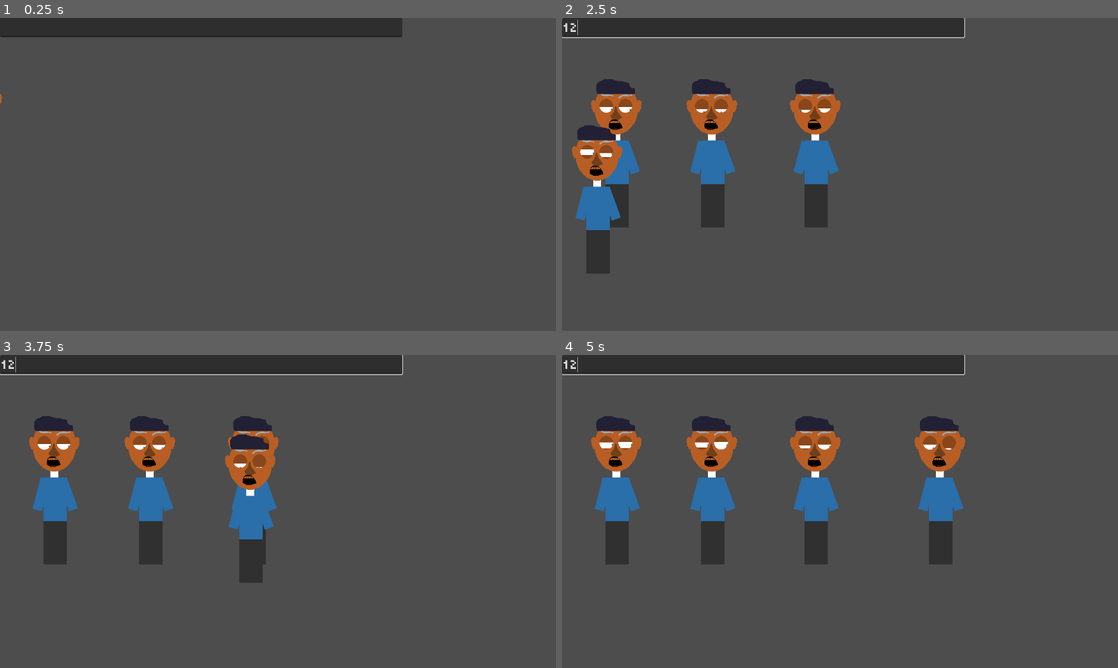
Above: before the commit, frames 1-4 (two rows, left to right).
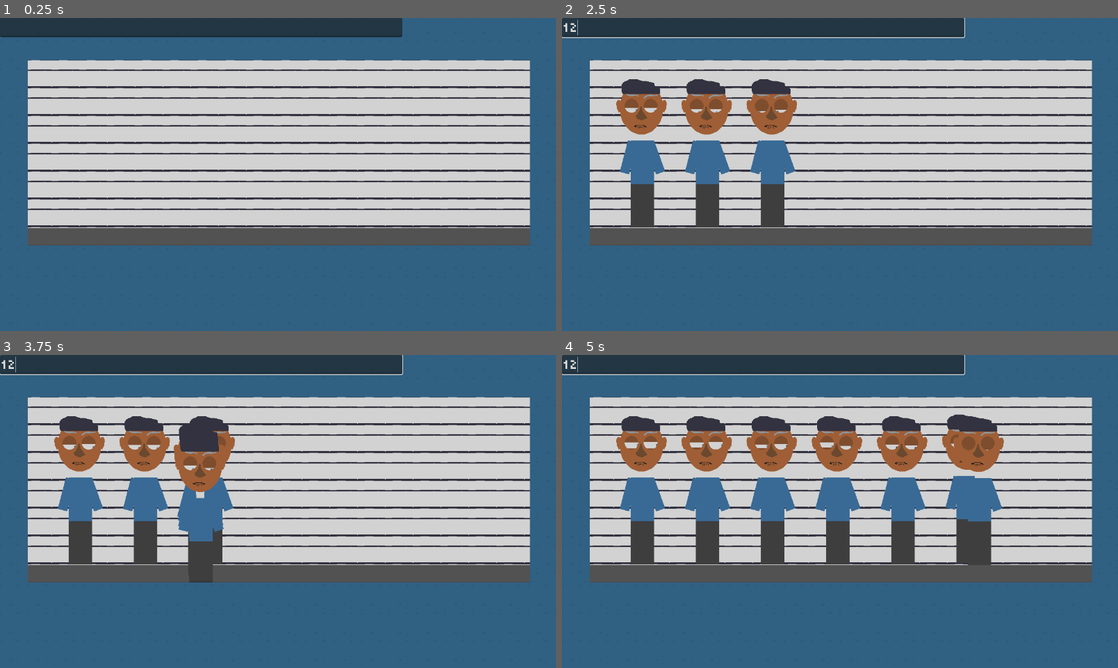
Above: after the commit, the same moments.

Repository: bjornarprytz/shift
Game: Godot game, scene res://interface/main.tscn
Two runs of this game, one before a commit and one after it. Both use one fixed random seed, a clock stepped at 60 frames per second and the inputs below.
Inputs (mouse positions are in pixels of both pictures, inside the frame that each line leads up to):
- Up to frame 1 (0.25 s): no input
- Up to frame 2 (2.5 s): click (762, 27) at 0.52 s; type "12" at 0.6 s; move the mouse to (962, 158) at 1.27 s; move the mouse to (728, 190) at 2.02 s
- Up to frame 3 (3.75 s): move the mouse to (333, 442) at 2.77 s; move the mouse to (250, 574) at 3.52 s
- Up to frame 4 (5 s): move the mouse to (1006, 558) at 4.27 s

The runs differ from the first frame. In frame 1, 90% of the frame differs, in the area x 0-100%, y 0-100%; in frame 2, 87%; in frame 3, 87%; in frame 4, 84%.

Commit message:
shift room

Diff:
--- /dev/null
+++ b/src/data/sus1.tres
@@ -0,0 +1,12 @@
+[gd_resource type="Resource" script_class="Profile" format=3 uid="uid://caqvja5hn0eyv"]
+
+[ext_resource type="Script" uid="uid://dpdtdmp3x1vf5" path="res://system/profile.gd" id="1_8tfco"]
+[ext_resource type="Script" uid="uid://dssgm41f4i7vy" path="res://system/tell.gd" id="2_fvpwr"]
+
+[resource]
+script = ExtResource("1_8tfco")
+suspect_name = "Ronny"
+hair_color = Color(0.5035148, 0.4629863, 0.0862497, 1)
+skin_color = Color(0.59607846, 0.3647059, 0.3647059, 1)
+eye_color = Color(0.0049299365, 0.22879669, 0.9999997, 1)
+metadata/_custom_type_script = "uid://dpdtdmp3x1vf5"
--- a/src/interface/main.gd
+++ b/src/interface/main.gd
@@ -1,20 +1,30 @@
 extends Node2D
 
-@onready var character: Suspect = $Character
-@onready var character_2: Suspect = $Character2
-@onready var character_3: Suspect = $Character3
-@onready var character_4: Suspect = $Character4
+@onready var suspects: Node2D = $Suspects
+@onready var lineup_pos: Node2D = $LineupPos
 
-@onready var suspect_pos: Node2D = $SuspectPos
-@onready var suspect_pos_2: Node2D = $SuspectPos2
-@onready var suspect_pos_3: Node2D = $SuspectPos3
-@onready var suspect_pos_4: Node2D = $SuspectPos4
+func _get_suspects() -> Array[Suspect]:
+	var s: Array[Suspect] = []
+
+	for c in suspects.get_children():
+		assert(c is Suspect)
+		s.push_back(c)
+	return s
+
+func _get_lineup_pos() -> Array[Node2D]:
+	var p: Array[Node2D] = []
+
+	for c in lineup_pos.get_children():
+		p.push_back(c)
+	return p
 
 func _ready() -> void:
-	character.walk_to(suspect_pos.global_position)
-	character_2.walk_to(suspect_pos_2.global_position)
-	character_3.walk_to(suspect_pos_3.global_position)
-	character_4.walk_to(suspect_pos_4.global_position)
+	var pos = _get_lineup_pos()
+	var sus = _get_suspects()
+
+	for s in sus:
+		var p = pos.pop_front()
+		s.walk_to(p.global_position)
 
 func _on_left_button_pressed() -> void:
 	print("Pressed left button")
@@ -25,7 +35,6 @@
 func _on_button_mouse_entered(source: Control) -> void:
 	print("Hovering button %s" % [source])
 
-
 func _on_line_edit_text_submitted(new_text: String) -> void:
-	for c in [character, character_2, character_3, character_4]:
+	for c in _get_suspects():
 		c.say(new_text)
--- a/src/interface/main.tscn
+++ b/src/interface/main.tscn
@@ -1,7 +1,9 @@
 [gd_scene format=3 uid="uid://cgrejd4v5ywd3"]
 
 [ext_resource type="Script" uid="uid://736gp2f48fi7" path="res://interface/main.gd" id="1_loxbi"]
+[ext_resource type="Texture2D" uid="uid://cldc5j0of2ebi" path="res://assets/img/background_lineup.png" id="2_8pnea"]
 [ext_resource type="PackedScene" uid="uid://ceptal4ijvbvi" path="res://interface/suspect.tscn" id="2_rfu3d"]
+[ext_resource type="Texture2D" uid="uid://bm5c5ijvmgakx" path="res://assets/img/wall-tile.png" id="4_dyb18"]
 
 [node name="Main" type="Node2D" unique_id=199121168]
 script = ExtResource("1_loxbi")
@@ -12,28 +14,141 @@
 offset_right = 926.0
 offset_bottom = 44.0
 
-[node name="Character" parent="." unique_id=1999595215 instance=ExtResource("2_rfu3d")]
-position = Vector2(-646, 130)
+[node name="Background" type="TextureRect" parent="." unique_id=1850055676]
+texture_filter = 3
+anchors_preset = 15
+anchor_right = 1.0
+anchor_bottom = 1.0
+offset_left = -16.0
+offset_top = -18.0
+offset_right = 1297.0
+offset_bottom = 483.0
+grow_horizontal = 2
+grow_vertical = 2
+texture = ExtResource("2_8pnea")
+stretch_mode = 1
 
-[node name="Character2" parent="." unique_id=6904838 instance=ExtResource("2_rfu3d")]
-position = Vector2(-425, 122)
+[node name="LineupPos" type="Node2D" parent="." unique_id=692191331]
 
-[node name="Character3" parent="." unique_id=526597295 instance=ExtResource("2_rfu3d")]
-position = Vector2(-223, 120)
+[node name="SuspectPos" type="Node2D" parent="LineupPos" unique_id=915520473]
+position = Vector2(186, 481)
 
-[node name="Character4" parent="." unique_id=28385294 instance=ExtResource("2_rfu3d")]
-position = Vector2(-978, 388)
+[node name="SuspectPos2" type="Node2D" parent="LineupPos" unique_id=2138909803]
+position = Vector2(336, 481)
 
-[node name="SuspectPos" type="Node2D" parent="." unique_id=915520473]
-position = Vector2(128, 481)
+[node name="SuspectPos3" type="Node2D" parent="LineupPos" unique_id=133676228]
+position = Vector2(486, 481)
 
-[node name="SuspectPos2" type="Node2D" parent="." unique_id=1842261313]
-position = Vector2(348, 481)
+[node name="SuspectPos4" type="Node2D" parent="LineupPos" unique_id=880317577]
+position = Vector2(636, 481)
 
-[node name="SuspectPos3" type="Node2D" parent="." unique_id=916098514]
-position = Vector2(586, 481)
+[node name="SuspectPos5" type="Node2D" parent="LineupPos" unique_id=330121167]
+position = Vector2(786, 481)
 
-[node name="SuspectPos4" type="Node2D" parent="." unique_id=506876304]
-position = Vector2(873, 481)
+[node name="SuspectPos6" type="Node2D" parent="LineupPos" unique_id=20528889]
+position = Vector2(936, 481)
+
+[node name="SuspectPos7" type="Node2D" parent="LineupPos" unique_id=1659452097]
+position = Vector2(1086, 481)
+
+[node name="Suspects" type="Node2D" parent="." unique_id=1479798815]
+
+[node name="Character" parent="Suspects" unique_id=1999595215 instance=ExtResource("2_rfu3d")]
+unique_name_in_owner = true
+position = Vector2(-772, 37)
+
+[node name="Character2" parent="Suspects" unique_id=6904838 instance=ExtResource("2_rfu3d")]
+unique_name_in_owner = true
+position = Vector2(-551, 29)
+
+[node name="Character3" parent="Suspects" unique_id=526597295 instance=ExtResource("2_rfu3d")]
+unique_name_in_owner = true
+position = Vector2(-309, 101)
+
+[node name="Character4" parent="Suspects" unique_id=28385294 instance=ExtResource("2_rfu3d")]
+unique_name_in_owner = true
+position = Vector2(-1104, 295)
+
+[node name="Character5" parent="Suspects" unique_id=1288583643 instance=ExtResource("2_rfu3d")]
+unique_name_in_owner = true
+position = Vector2(-1104, 295)
+
+[node name="Character6" parent="Suspects" unique_id=476701915 instance=ExtResource("2_rfu3d")]
+unique_name_in_owner = true
+position = Vector2(-1104, 295)
+
+[node name="Character7" parent="Suspects" unique_id=1540449432 instance=ExtResource("2_rfu3d")]
+unique_name_in_owner = true
+position = Vector2(-1104, 295)
+
+[node name="DetectiveRoom" type="Node2D" parent="." unique_id=1439157779]
+
+[node name="WallLeft" type="TextureRect" parent="DetectiveRoom" unique_id=301172711]
+texture_filter = 3
+anchors_preset = 15
+anchor_right = 1.0
+anchor_bottom = 1.0
+offset_left = -16.0
+offset_top = -18.0
+offset_right = 64.0
+offset_bottom = 748.0
+grow_horizontal = 2
+grow_vertical = 2
+texture = ExtResource("4_dyb18")
+stretch_mode = 1
+metadata/_edit_lock_ = true
+
+[node name="WallRight" type="TextureRect" parent="DetectiveRoom" unique_id=124891343]
+texture_filter = 3
+anchors_preset = 15
+anchor_right = 1.0
+anchor_bottom = 1.0
+offset_left = 1220.0
+offset_top = -18.0
+offset_right = 1302.0
+offset_bottom = 748.0
+grow_horizontal = 2
+grow_vertical = 2
+texture = ExtResource("4_dyb18")
+stretch_mode = 1
+metadata/_edit_lock_ = true
+
+[node name="WallTop" type="TextureRect" parent="DetectiveRoom" unique_id=75091938]
+texture_filter = 3
+anchors_preset = 15
+anchor_right = 1.0
+anchor_bottom = 1.0
+offset_left = -16.0
+offset_top = -18.0
+offset_right = 1306.0
+offset_bottom = 97.0
+grow_horizontal = 2
+grow_vertical = 2
+texture = ExtResource("4_dyb18")
+stretch_mode = 1
+metadata/_edit_lock_ = true
+
+[node name="WallBottom" type="TextureRect" parent="DetectiveRoom" unique_id=1614852558]
+texture_filter = 3
+anchors_preset = 15
+anchor_right = 1.0
+anchor_bottom = 1.0
+offset_left = -16.0
+offset_top = 523.0
+offset_right = 1306.0
+offset_bottom = 764.0
+grow_horizontal = 2
+grow_vertical = 2
+texture = ExtResource("4_dyb18")
+stretch_mode = 1
+metadata/_edit_lock_ = true
+
+[node name="Window" type="ColorRect" parent="DetectiveRoom" unique_id=1886969717]
+offset_left = 63.0
+offset_top = 97.0
+offset_right = 1220.0
+offset_bottom = 521.0
+color = Color(0.3764706, 0.3764706, 0.3764706, 0.28235295)
+metadata/_edit_lock_ = true
 
 [connection signal="text_submitted" from="CanvasLayer/LineEdit" to="." method="_on_line_edit_text_submitted"]
--- a/src/interface/suspect.tscn
+++ b/src/interface/suspect.tscn
@@ -106,6 +106,7 @@
 unique_name_in_owner = true
 position = Vector2(0, 38)
 sprite_frames = SubResource("SpriteFrames_gwkry")
+frame = 2
 script = ExtResource("11_c3sxv")
 
 [node name="EarR" type="Sprite2D" parent="Head/Head" unique_id=304324198]
--- a/src/system/profile.gd
+++ b/src/system/profile.gd
@@ -1,7 +1,13 @@
 class_name Profile
 extends Resource
 
-
+@export var suspect_name: String
 @export var hair_color: Color
 @export var skin_color: Color
 @export var eye_color: Color
+@export var height: float
+
+@export var tells: Array[Tell] = []
+
+## Replace string[key] with string[val]
+@export var speech_impediment: Dictionary[String, String] = {}
--- /dev/null
+++ b/src/system/tell.gd
@@ -0,0 +1,21 @@
+class_name Tell
+extends Resource
+
+enum Part {
+	EARS,
+	NOSE,
+	FACE,
+	EYES,
+	CHEEKS,
+	BREATHING,
+	MOUTH
+}
+
+enum Effect {
+	BLUSH,
+	TWITCH,
+	SWEAT
+}
+
+@export var part: Part
+@export var effect: Effect
Binary file added: src/assets/img/background_lineup.aseprite
Binary file added: src/assets/img/background_lineup.png
Not shown, added: src/assets/img/background_lineup.png.import
Binary file added: src/assets/img/wall-tile.aseprite
Binary file added: src/assets/img/wall-tile.png
Not shown, added: src/assets/img/wall-tile.png.import
Not shown, added: src/system/tell.gd.uid
